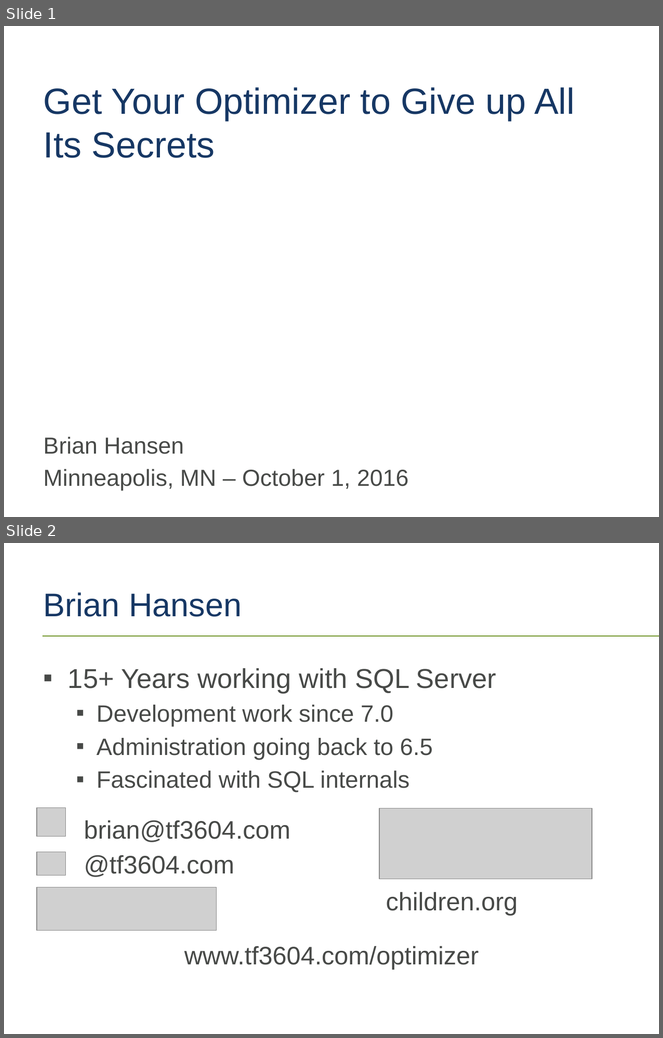
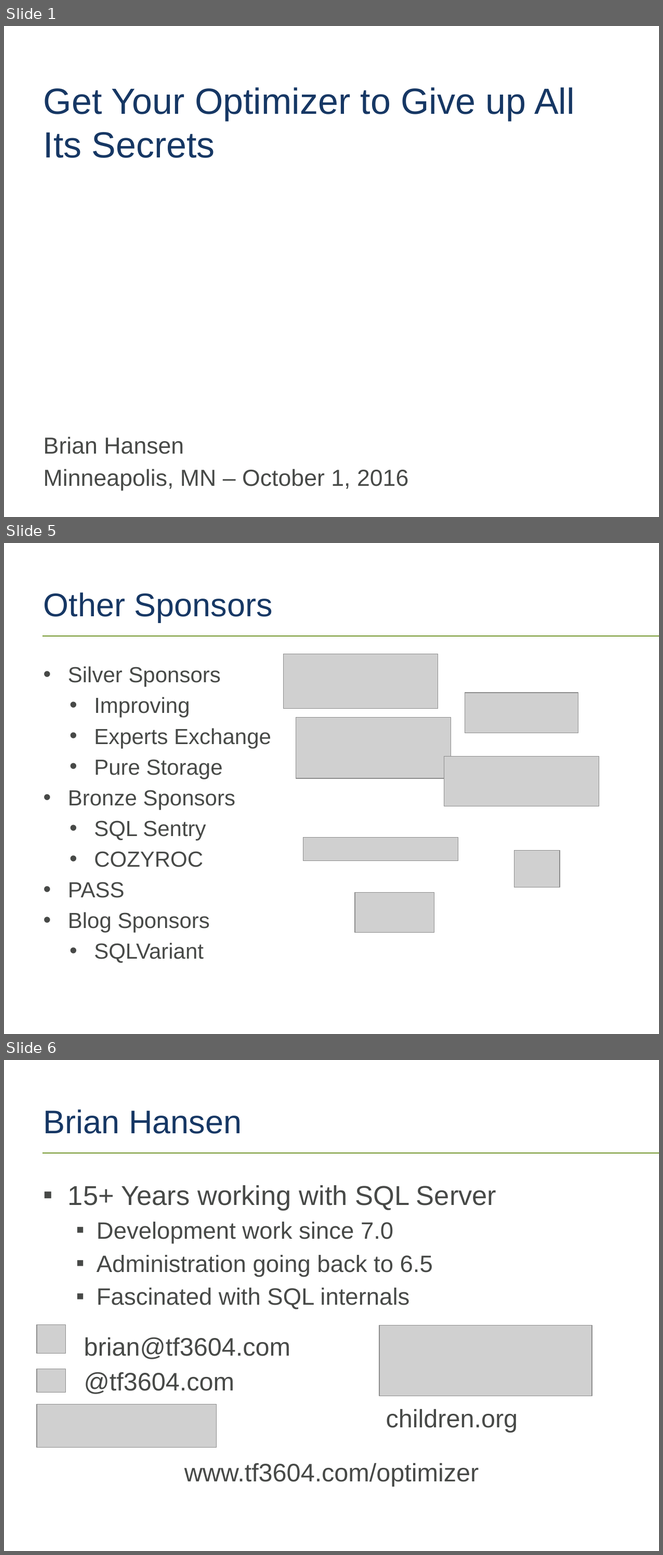
Before and after one commit to tf3604/OptimizerPresentation, a slide deck: Optimizer.pptx. Shown one above the other, each under a label of ours: slides 1 and 2 before the commit, slides 1, 5 and 6 after it; the slides between them are not shown. The pictures are 663x1038 and 663x1555 pixels, drawn with LibreOffice and Linux fonts; fonts in the diff are those of the drawing; grey boxes stand for pictures; background and template pictures are left out. Boxes give left, top, right and bottom in pixels: in the first picture for what was removed or moved away, otherwise in the second. Text is boxed around its words. In the diff, an @@ line names an element or a change of style, - is before the commit and + after.

Commit message:
Add event-specific sponsor slides.

```diff
--- a/Optimizer.pptx
+++ b/Optimizer.pptx
@@ slide 5 added at (x1=4, y1=543, x2=659, y2=1034), background #FFFFFF; not listed: 1 template element that a slide beside it also shows @@
@@ title added at (x1=44, y1=592, x2=272, y2=623), 36 pt, text #163764 @@
+Other Sponsors
@@ text added at (x1=68, y1=666, x2=271, y2=963), 24 pt, text #474947 @@
+• Silver Sponsors
+  • Improving
+  • Experts Exchange
+  • Pure Storage
+• Bronze Sponsors
+  • SQL Sentry
+  • COZYROC
+• PASS
+• Blog Sponsors
+  • SQLVariant
@@ picture added at (x1=283, y1=654, x2=438, y2=708) @@
@@ picture added at (x1=465, y1=692, x2=579, y2=733) @@
@@ picture added at (x1=296, y1=717, x2=451, y2=778) @@
@@ picture added at (x1=444, y1=757, x2=599, y2=807) @@
@@ picture added at (x1=304, y1=838, x2=458, y2=861) @@
@@ picture added at (x1=515, y1=851, x2=560, y2=888) @@
@@ picture added at (x1=355, y1=893, x2=435, y2=934) @@
@@ page number added at (x1=22, y1=1006, x2=37, y2=1027), 11 pt, text #FFFFFF @@
+5
@@ what was slide 2 is now slide 6 @@
```
Also in this commit, not shown: 3 other slides added.
